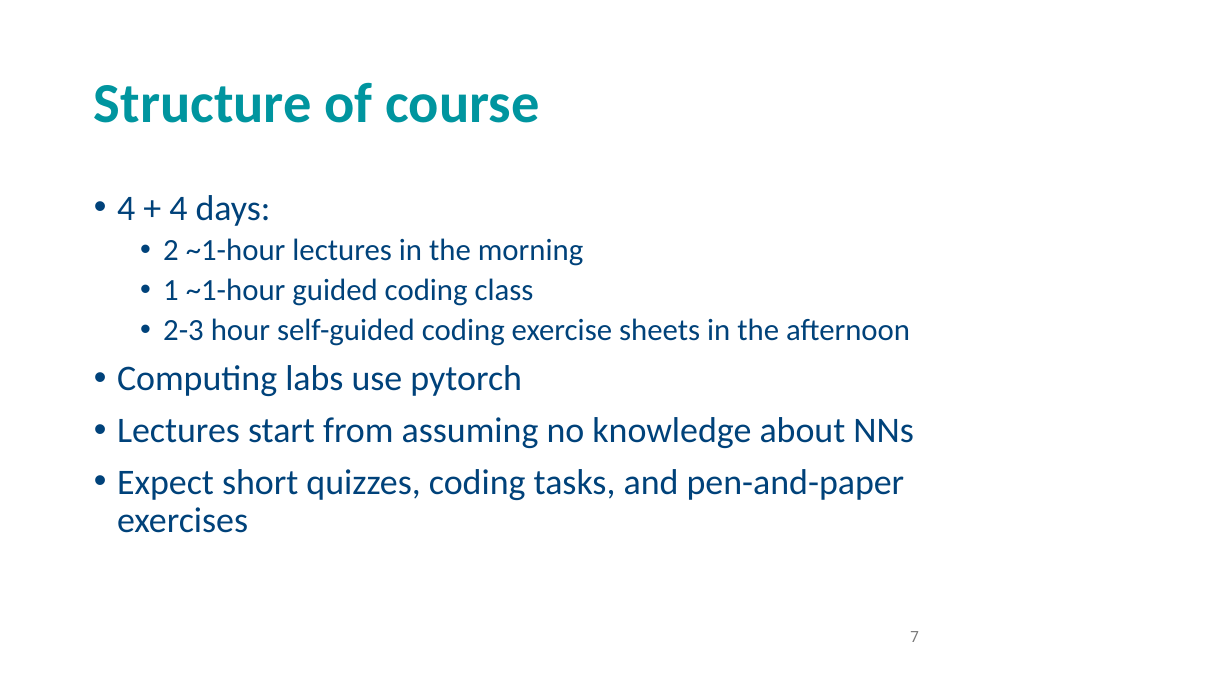
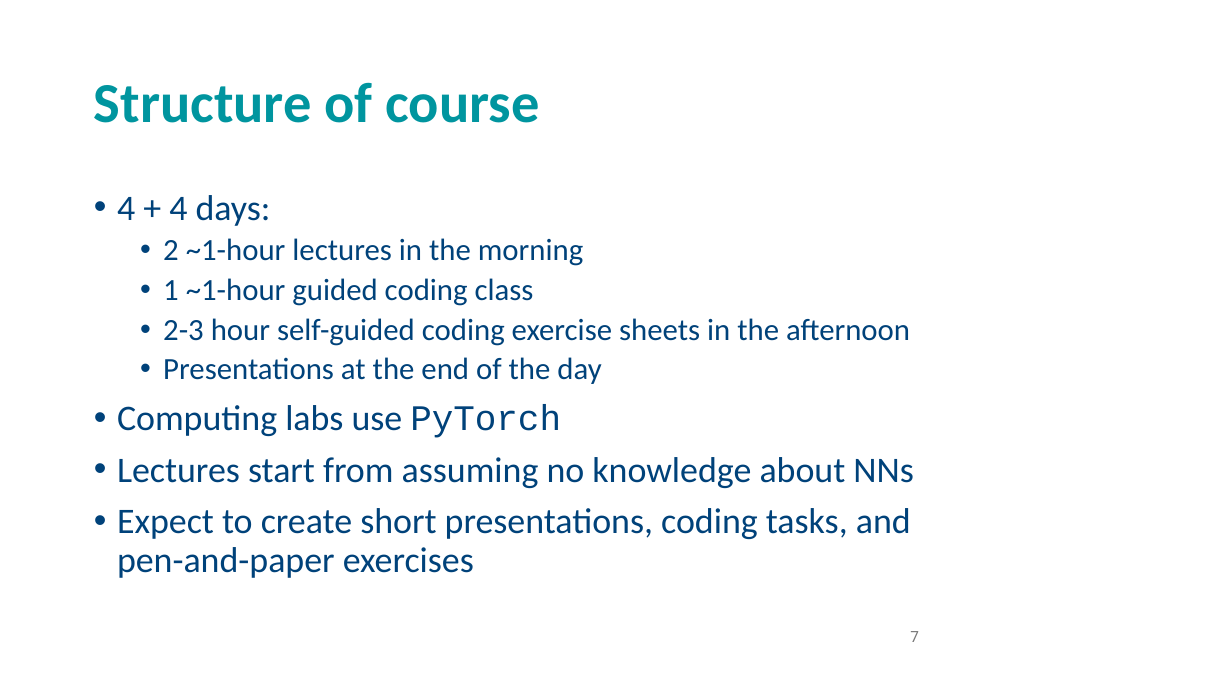
Before and after one commit to andrewcparnell/STAT41130, a slide deck: slide 7 of slides/day 1/D1C1_LR_NNs.pptx. Drawn at 1232x693 pixels with LibreOffice and Linux fonts; fonts in the diff are those of the drawing; background and template pictures are left out. Boxes give left, top, right and bottom in pixels: in the first picture for what was removed or moved away, otherwise in the second. Text is boxed around its words. In the diff, an @@ line names an element or a change of style, - is before the commit and + after.

```diff
--- a/slides/day 1/D1C1_LR_NNs.pptx
+++ b/slides/day 1/D1C1_LR_NNs.pptx
@@ text at (x1=117, y1=357, x2=601, y2=438): text changed; size 28 to 24 pt @@
-• Computing labs use pytorch
+  • Presentations at the end of the day
+• Computing labs use PyTorch
@@ text at (x1=117, y1=508, x2=911, y2=578): text changed @@
-• Expect short quizzes, coding tasks, and pen-and-paper exercises
+• Expect to create short presentations, coding tasks, and pen-and-paper exercises
```
Also in this commit, not shown: 8 other slides changed, 7 other files.
